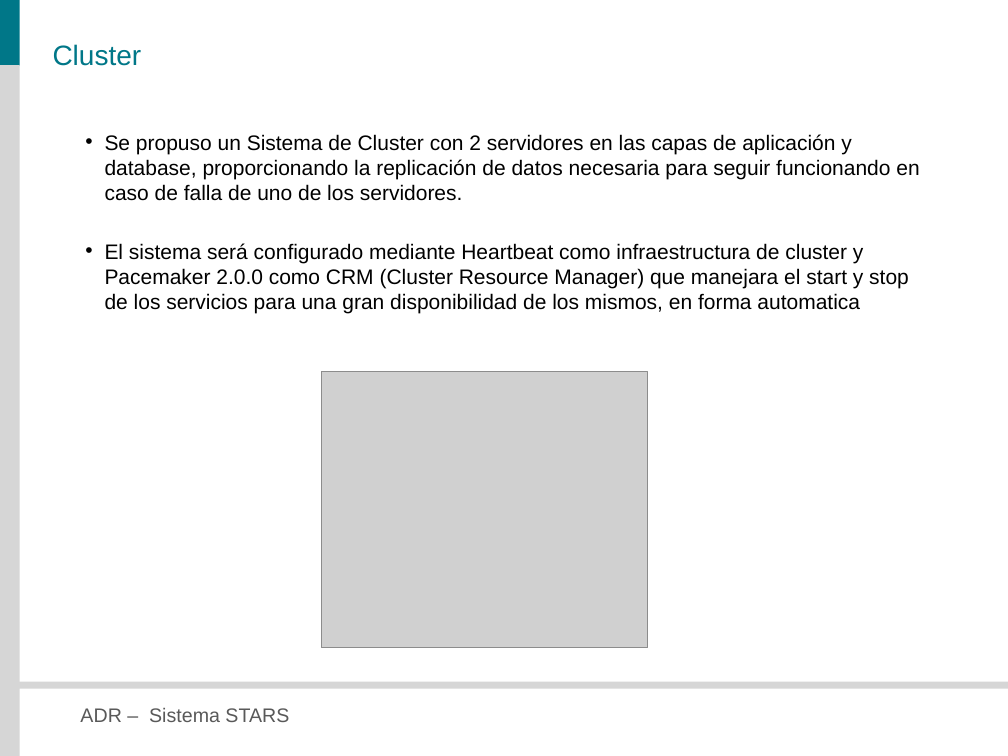
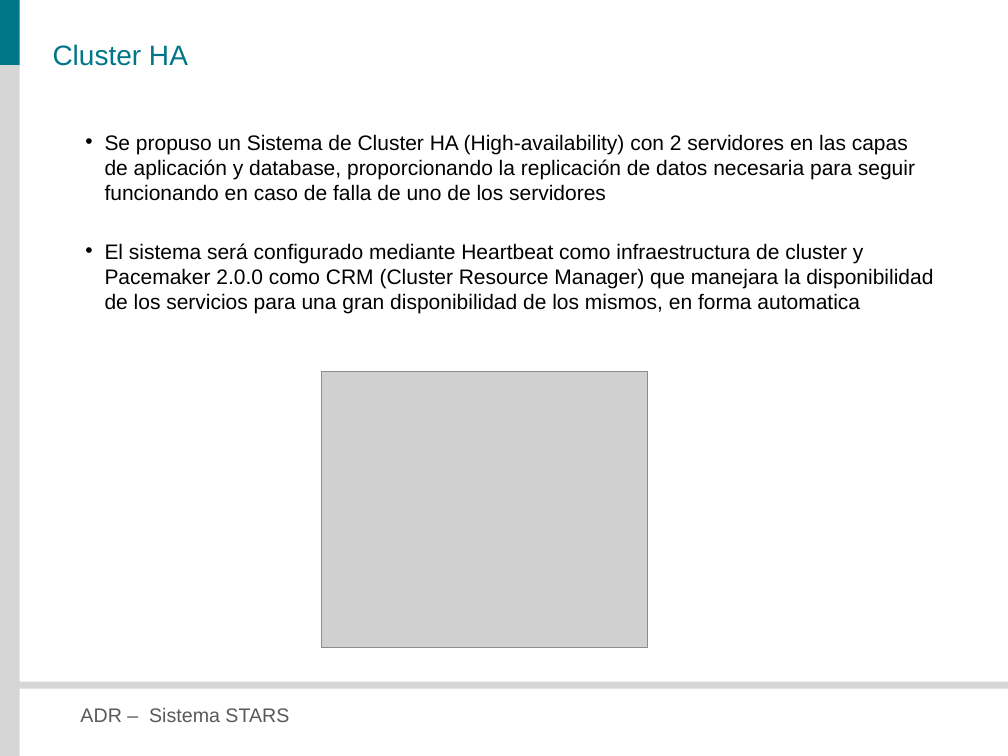
Before and after one commit to veritoreinoso/adr-2010, a slide deck: slide 17 of Presentacion.pptx. Drawn at 1008x756 pixels with LibreOffice and Linux fonts; fonts in the diff are those of the drawing; grey boxes stand for pictures. Boxes give left, top, right and bottom in pixels: in the first picture for what was removed or moved away, otherwise in the second. Text is boxed around its words. In the diff, an @@ line names an element or a change of style, - is before the commit and + after.

```diff
--- a/Presentacion.pptx
+++ b/Presentacion.pptx
@@ title at <box>53,44,188,66</box>: text changed @@
-Cluster
+Cluster HA
@@ text at <box>105,134,933,314</box>: text changed @@
-• Se propuso un Sistema de Cluster con 2 servidores en las capas de aplicación y database, proporcionando la replicación de datos necesaria para seguir funcionando en caso de falla de uno de los servidores.
-• El sistema será configurado mediante Heartbeat como infraestructura de cluster y Pacemaker 2.0.0 como CRM (Cluster Resource Manager) que manejara el start y stop de los servicios para una gran disponibilidad de los mismos, en forma automatica
+• Se propuso un Sistema de Cluster HA (High-availability) con 2 servidores en las capas de aplicación y database, proporcionando la replicación de datos necesaria para seguir funcionando en caso de falla de uno de los servidores
+• El sistema será configurado mediante Heartbeat como infraestructura de cluster y Pacemaker 2.0.0 como CRM (Cluster Resource Manager) que manejara la disponibilidad de los servicios para una gran disponibilidad de los mismos, en forma automatica
```
Also in this commit, not shown: 7 other slides changed.
